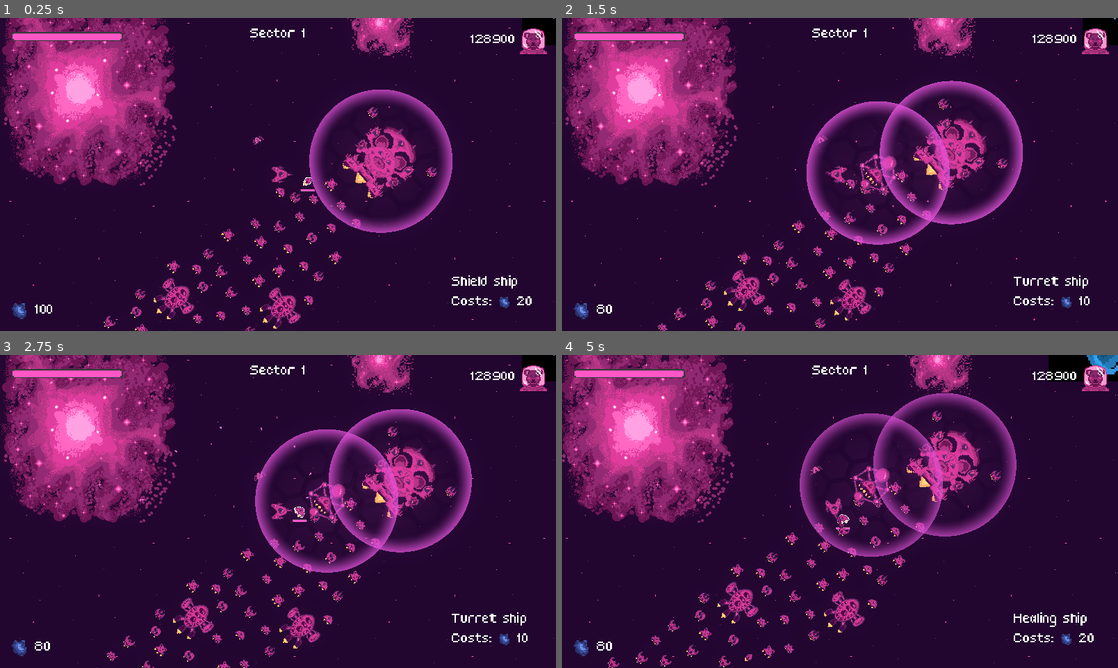
Above: before the commit, frames 1-4 (two rows, left to right).
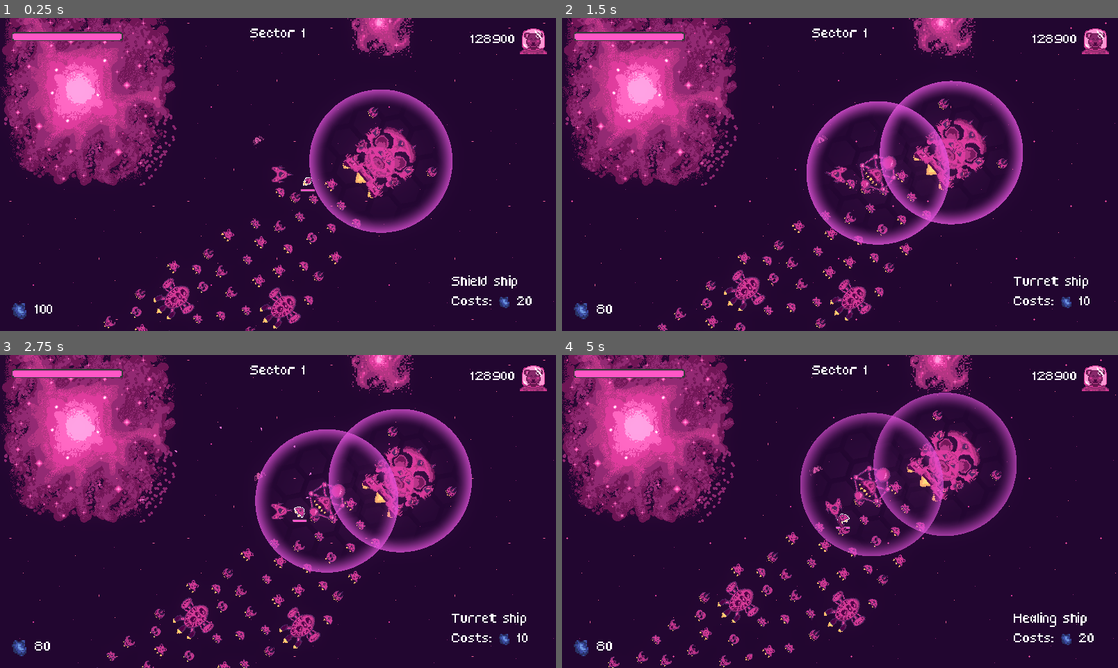
Above: after the commit, the same moments.

Repository: bear-minimum-studio/space-bear
Game: Godot game, scene res://Game.tscn
Same seed, same stepped clock (60 frames per second), same inputs: the game is played once before the commit and once after it.
Inputs:
- Up to frame 1 (0.25 s): no input
- Up to frame 2 (1.5 s): tap Enter (upgrade) at 0.5 s; hold Right (turn_right) 0.53-1.28 s; hold X (cycle_selection) 0.53-1.28 s; hold Ctrl (brake) from 1.28 s (still down); tap Down (decelerate) at 1.35 s
- Up to frame 3 (2.75 s): release Ctrl (brake) at 2.03 s; hold Right (turn_right) from 2.03 s (still down); hold Space (fire) from 2.03 s (still down)
- Up to frame 4 (5 s): release Right (turn_right) at 2.78 s; release Space (fire) at 2.78 s; hold Up (accelerate) 2.78-3.53 s; tap C (follow_me) at 2.85 s; hold G (grappling_hook) 3.53-4.28 s; hold Left (turn_left) from 3.53 s (still down); tap X (cycle_selection) at 4.35 s

The runs differ from the first frame. In frame 1, 0.4% of the frame differs, in the area x 19-100%, y 0-100%; in frame 2, 0.4%; in frame 3, 0.4%; in frame 4, 5.8%, in the area x 0-100%, y 0-100%.

Commit message:
feat: add enemies to sector 2

Diff:
--- a/World.tscn
+++ b/World.tscn
@@ -393,4 +393,4 @@
 position = Vector2(-4618, -7741)
 
 [node name="Wormhole" parent="." index="7"]
-position = Vector2(1021, -402)
+position = Vector2(1125, -492)
--- a/World2.tscn
+++ b/World2.tscn
@@ -1,8 +1,48 @@
-[gd_scene load_steps=2 format=3 uid="uid://d2r8gk2at0gdw"]
+[gd_scene load_steps=3 format=3 uid="uid://d2r8gk2at0gdw"]
 
 [ext_resource type="PackedScene" uid="uid://ujm2pogbpnnp" path="res://AbstractWorld.tscn" id="1_x28o6"]
+[ext_resource type="PackedScene" uid="uid://bh7yvpcxoyabu" path="res://npc/enemies/Enemy.tscn" id="2_hr0bt"]
 
 [node name="World" instance=ExtResource("1_x28o6")]
 
+[node name="Enemy" parent="Enemies" index="0" instance=ExtResource("2_hr0bt")]
+position = Vector2(190, -468)
+
+[node name="Enemy2" parent="Enemies" index="1" instance=ExtResource("2_hr0bt")]
+position = Vector2(75, -392)
+
+[node name="Enemy3" parent="Enemies" index="2" instance=ExtResource("2_hr0bt")]
+position = Vector2(332, -454)
+
+[node name="Enemy4" parent="Enemies" index="3" instance=ExtResource("2_hr0bt")]
+position = Vector2(349, -592)
+
+[node name="Enemy5" parent="Enemies" index="4" instance=ExtResource("2_hr0bt")]
+position = Vector2(1052, 203)
+
+[node name="Enemy6" parent="Enemies" index="5" instance=ExtResource("2_hr0bt")]
+position = Vector2(911, 306)
+
+[node name="Enemy7" parent="Enemies" index="6" instance=ExtResource("2_hr0bt")]
+position = Vector2(813, 457)
+
+[node name="Enemy8" parent="Enemies" index="7" instance=ExtResource("2_hr0bt")]
+position = Vector2(643, 534)
+
+[node name="Enemy9" parent="Enemies" index="8" instance=ExtResource("2_hr0bt")]
+position = Vector2(1868, -534)
+
+[node name="Enemy10" parent="Enemies" index="9" instance=ExtResource("2_hr0bt")]
+position = Vector2(1863, -678)
+
+[node name="Enemy11" parent="Enemies" index="10" instance=ExtResource("2_hr0bt")]
+position = Vector2(2022, -678)
+
+[node name="Enemy12" parent="Enemies" index="11" instance=ExtResource("2_hr0bt")]
+position = Vector2(2020, -523)
+
+[node name="Enemy13" parent="Enemies" index="12" instance=ExtResource("2_hr0bt")]
+position = Vector2(1937, -392)
+
 [node name="Wormhole" parent="." index="7"]
 position = Vector2(3375, -2354)
